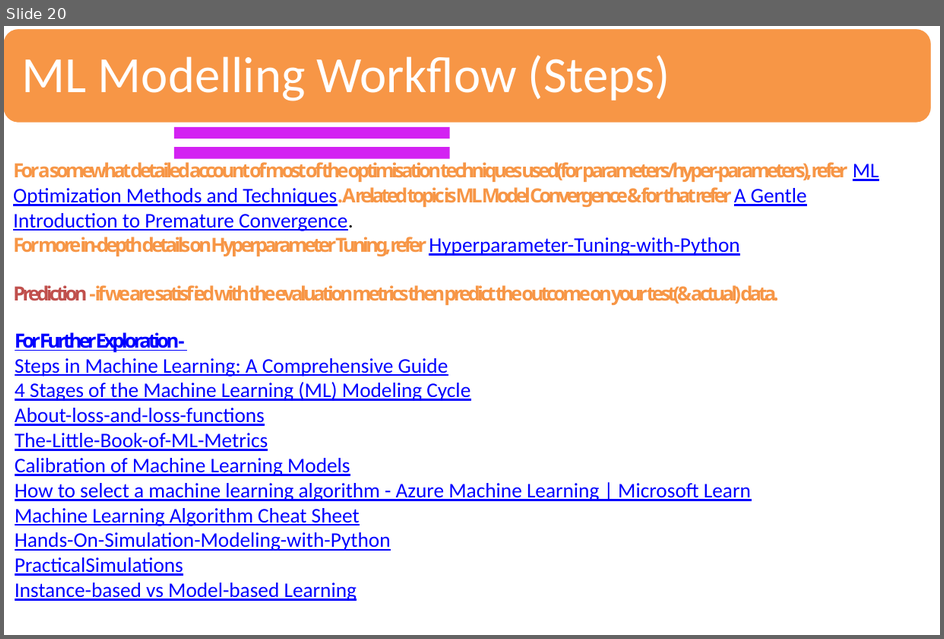
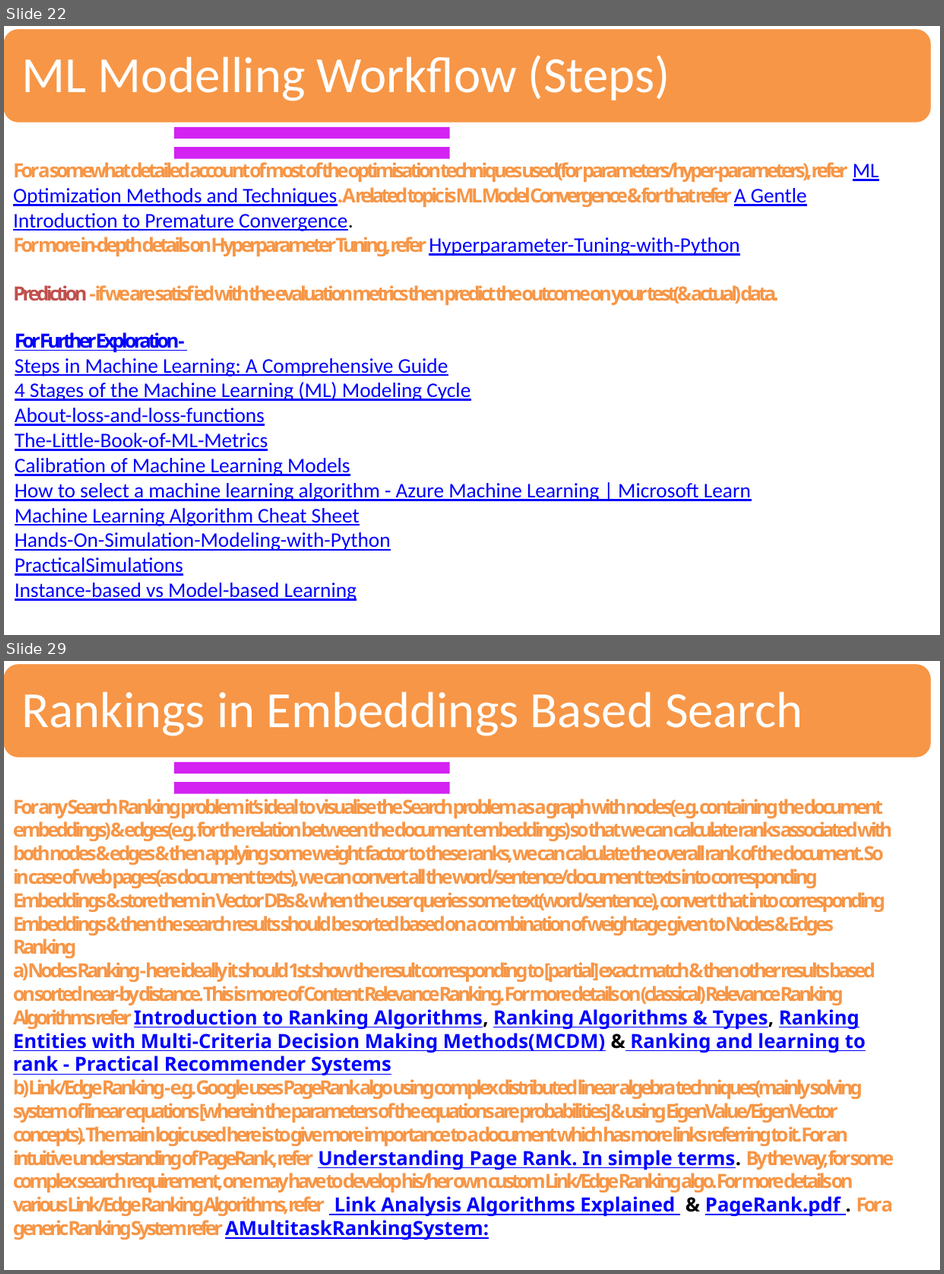
Before and after one commit to sandipray63in/Some_Self_Learning_Decks, a slide deck: AI, ML, DL & Related Topics(WIP).pptx. Shown one above the other, each under a label of ours: slide 20 before the commit, slides 22 and 29 after it; the slides between them are not shown. The pictures are 944x639 and 944x1274 pixels, drawn with LibreOffice and Linux fonts; fonts in the diff are those of the drawing. Boxes give left, top, right and bottom in pixels: in the first picture for what was removed or moved away, otherwise in the second. Text is boxed around its words. In the diff, an @@ line names an element or a change of style, - is before the commit and + after.

```diff
--- a/AI, ML, DL & Related Topics(WIP).pptx
+++ b/AI, ML, DL & Related Topics(WIP).pptx
@@ slide 29 added at box(4, 661, 940, 1270), background #FFFFFF @@
@@ rounded rectangle added at box(4, 663, 933, 758), fill #F79646, outline #FFFFFF 2 pt @@
@@ text added at box(22, 691, 803, 736), 39 pt, text #FFFFFF @@
+Rankings in Embeddings Based Search
@@ freeform shape added at box(174, 762, 451, 773), fill #D322F2 @@
@@ freeform shape added at box(174, 782, 451, 793), fill #D322F2 @@
@@ text added at box(13, 799, 895, 1239), 15 pt, text #F79646, bold @@
+For any Search Ranking problem it’s ideal to visualise the Search problem as a graph with nodes(e.g. containing the document embeddings) & edges(e.g. for the relation between the document embeddings) so that we can calculate ranks associated with both nodes & edges & then applying some weight factor to these ranks, we can calculate the overall rank of the document. So in case of web pages(as document texts), we can convert all the word/sentence/document texts into corresponding Embeddings & store them in Vector DBs & when the user queries some text(word/sentence), convert that into corresponding Embeddings & then the search results should be sorted based on a combination of weightage given to Nodes & Edges Ranking
+a) Nodes Ranking - here ideally it should 1st show the result corresponding to [partial] exact match & then other results based on sorted near-by distance. This is more of Content Relevance Ranking. For more details on (classical) Relevance Ranking Algorithms refer Introduction to Ranking Algorithms, Ranking Algorithms & Types, Ranking Entities with Multi-Criteria Decision Making Methods(MCDM) & Ranking and learning to rank - Practical Recommender Systems
+b) Link/Edge Ranking - e.g. Google uses PageRank algo using complex distributed linear algebra techniques(mainly solving system of linear equations [wherein the parameters of the equations are probabilities] & using EigenValue/EigenVector concepts). The main logic used here is to give more importance to a document which has more links referring to it. For an intuitive understanding of PageRank, refer Understanding Page Rank. In simple terms. By the way, for some complex search requirement, one may have to develop his/her own custom Link/Edge Ranking algo. For more details on various Link/Edge Ranking Algorithms, refer Link Analysis Algorithms Explained & PageRank.pdf . For a generic Ranking System refer AMultitaskRankingSystem:
@@ what was slide 20 is now slide 22 @@
```
Also in this commit, not shown: 3 slides changed, 10 other slides added.
